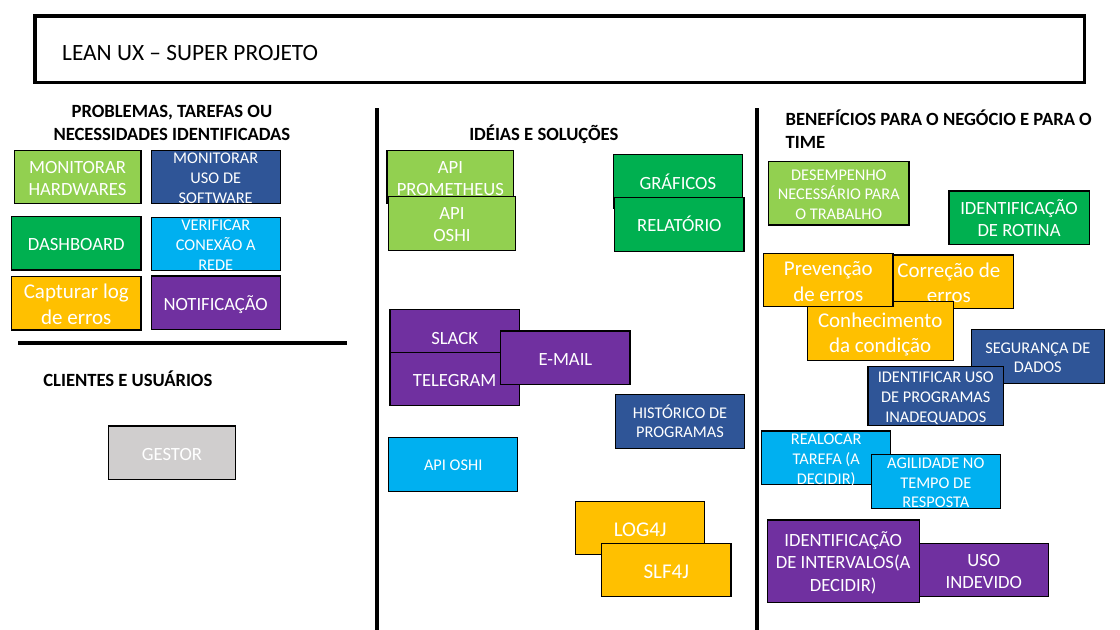
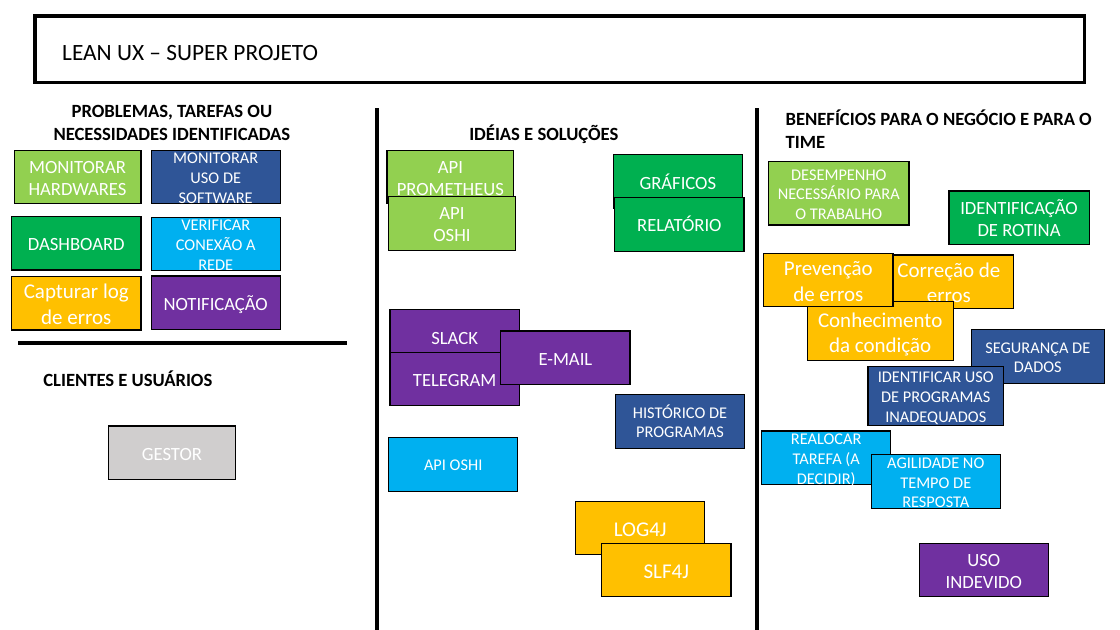
Before and after one commit to BandTec/grupo-07-adsa-20201, a slide deck: slide 1 of Documentação/lean ux.pptx. Drawn at 1120x630 pixels with LibreOffice and Linux fonts; fonts in the diff are those of the drawing. Boxes give left, top, right and bottom in pixels: in the first picture for what was removed or moved away, otherwise in the second. Text is boxed around its words. In the diff, an @@ line names an element or a change of style, - is before the commit and + after.

Commit message:
Lean UX atualizado

```diff
--- a/Documentação/lean ux.pptx
+++ b/Documentação/lean ux.pptx
@@ rectangle removed at bbox=[767, 520, 919, 602] @@
-IDENTIFICAÇÃO DE INTERVALOS(A DECIDIR)
```
